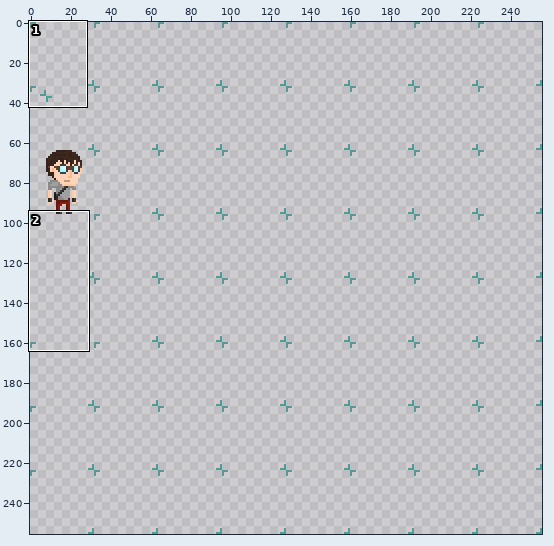
Sprite sheet: src/main/resources/textures/mob/foster.png. Above, an overview of the earlier version with the close-up marked.
Close-up. First the earlier version:
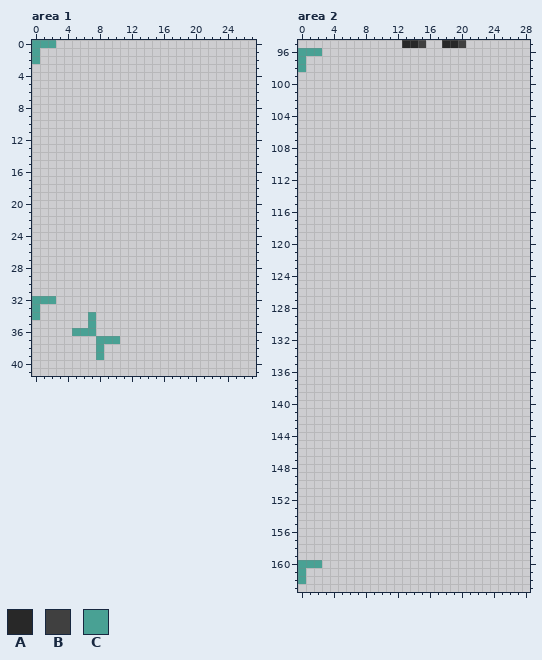
The file is 256x256 pixels. Shown: area 1: x 0..27, y 0..41; area 2: x 0..28, y 95..163. The old version is drawn lined up with the new one.
Palette (. is transparent): A #282828  B #404040  C #49a194
Pixels before, area 1, first column x 0:
 0 CCC........
 1 C..........
 2 C..........
 3 ...........
 4 ...........
 5 ...........
 6 ...........
 7 ...........
 8 ...........
 9 ...........
10 ...........
11 ...........
12 ...........
13 ...........
14 ...........
15 ...........
16 ...........
17 ...........
18 ...........
19 ...........
20 ...........
21 ...........
22 ...........
23 ...........
24 ...........
25 ...........
26 ...........
27 ...........
28 ...........
29 ...........
30 ...........
31 ...........
32 CCC........
33 C..........
34 C......C...
35 .......C...
36 .....CCC...
37 ........CCC
38 ........C..
39 ........C..
Pixels before, area 2, first column x 0:
 95 .............AAB..AAB
 96 CCC..................
 97 C....................
 98 C....................
 99 .....................
100 .....................
101 .....................
102 .....................
103 .....................
104 .....................
105 .....................
106 .....................
107 .....................
108 .....................
109 .....................
110 .....................
111 .....................
112 .....................
113 .....................
114 .....................
115 .....................
116 .....................
117 .....................
118 .....................
119 .....................
120 .....................
121 .....................
122 .....................
123 .....................
124 .....................
125 .....................
126 .....................
127 .....................
128 .....................
129 .....................
130 .....................
131 .....................
132 .....................
133 .....................
134 .....................
135 .....................
136 .....................
137 .....................
138 .....................
139 .....................
140 .....................
141 .....................
142 .....................
143 .....................
144 .....................
145 .....................
146 .....................
147 .....................
148 .....................
149 .....................
150 .....................
151 .....................
152 .....................
153 .....................
154 .....................
155 .....................
156 .....................
157 .....................
158 .....................
159 .....................
160 CCC..................
161 C....................
162 C....................
And afterwards:
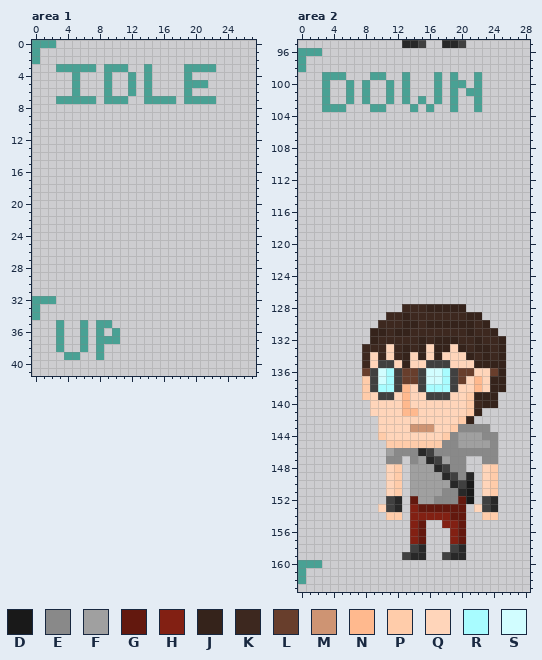
Colours new in this view: D #191919  E #898989  F #a0a0a0  G #63180e  H #822013  J #35231b  K #3d281f  L #683e2c  M #ce9473  N #ffb98e  P #ffccaa  Q #ffd5ba  R #a8fcff  S #d1fdff
The exact change:
drawings rearranged on the sheet (the old picture shows each at its new place)
Changed rows in their new state; - is an unchanged pixel.
Area 1:
first column x 3:
 3 CCCCC-CCC--C----CCCC
 4 --C---C--C-C----C---
 5 --C---C--C-C----CCC-
 6 --C---C--C-C----C---
 7 CCCCC-CCC--CCCC-CCCC
first column x 3:
34 ----.---
35 C--C.CC-
36 C-.-.C-C
37 C--C----
38 C--C----
39 -CC-----
Area 2:
first column x 3:
 99 CCC---CC--C---C-C--C
100 C--C-C--C-C---C-CC-C
101 C--C-C--C-C---C-C-CC
102 C--C-C--C-C-C-C-C--C
103 CCC---CC---C-C--C--C
first column x 8:
128 -----KKKJJJJJ-----
129 ---KKJKKKKKKKJJ---
130 --KKKJJKJJJJJJKJ--
131 -JJKJJKKKKKKKJKKJ-
132 -JKKKKKJKJJJKKJKKJ
133 KKKQKJKJQJJQJKJJKJ
134 KQKQKJQJQJQQQJKJKJ
135 KQBBQJQQBBBQQQJJJJ
136 LBSRBLLBSSRBLLQQLJ
137 PBSRBLLBSSRBLQNQJJ
138 PBRRBNQBRRRBQQNQJJ
139 PQBBQNQQBBBQQPJJJ-
140 -QQQQNQQQQQQQPKJJ-
141 -QQQQNNQQQQQQPJ---
142 --QQQQQQQQQQPJ----
143 --QQQQMMMQQPEEEE--
144 --PQQQQQQQPEFFFEE-
145 ---PPPPPPPEEFFFFE-
146 ---FEEEABEEEEEEEE-
147 ---EE-EFABFEE--EE-
148 ---QP-FFFABEE--QP-
149 ---QP-FFFFABEA-QP-
150 ---QP-FFFFFABD-QP-
151 ---QP-FFFFEEAD-QP-
152 ---BA-GFFEEEGD-BA-
153 --QBA-HGGGGGG-QBA-
154 ---PP-HHHHHGG--PP-
155 ------HG--HHG-----
156 ------HG---HG-----
157 ------HG---HG-----
158 ------BA---BA-----
159 -----BAA--BAA-----
